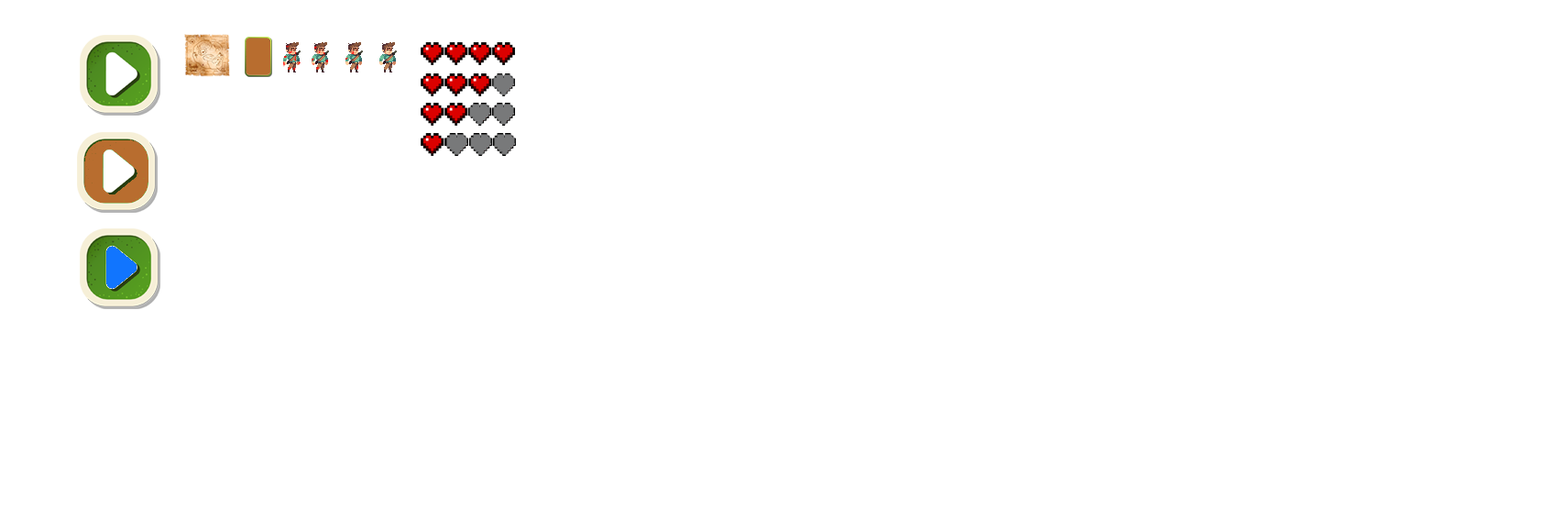
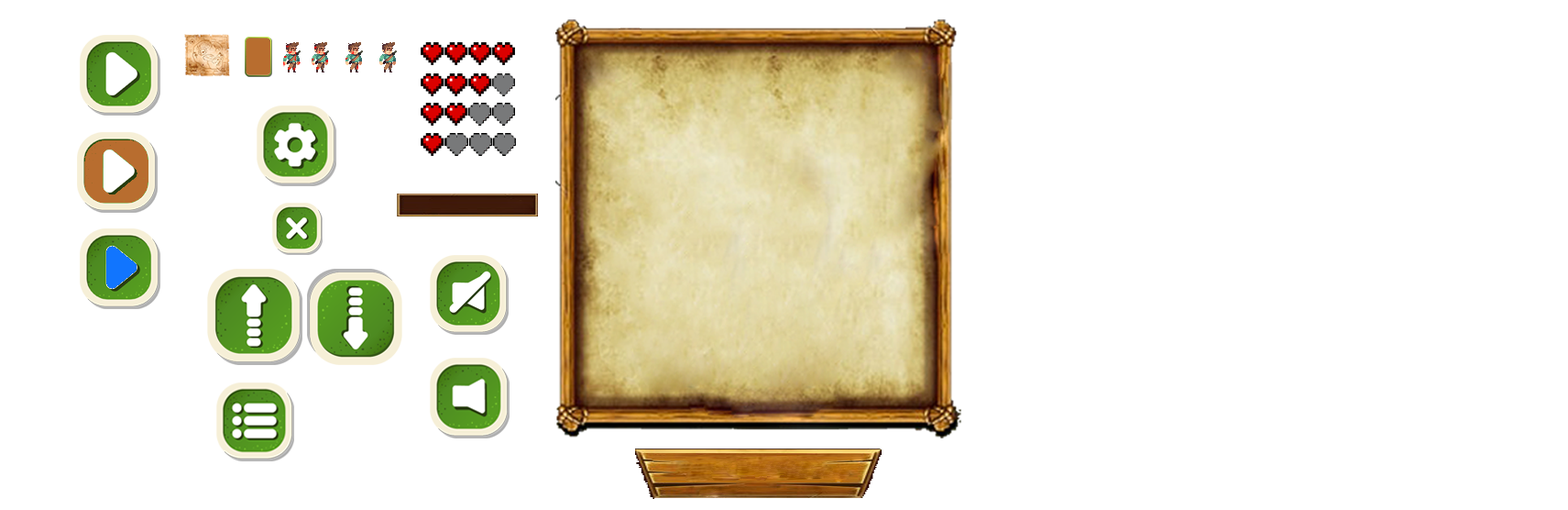
Two versions of the same layered image (w=1568, h=510). Layer-by-layer changes:
added layer "Capa 31" above "Capa 30" over left=429, top=357, right=510, bottom=439
added layer "Capa 30" above "Capa 29" over left=429, top=254, right=509, bottom=335
added layer "Capa 29" above "Capa 28" over left=396, top=193, right=538, bottom=217
added layer "Capa 28" above "Capa 27" over left=216, top=382, right=295, bottom=461
added layer "Capa 27" above "Capa 26" over left=307, top=268, right=403, bottom=365
added layer "Capa 26" above "Capa 25" over left=207, top=268, right=303, bottom=365
added layer "Capa 25" above "Capa 24" over left=272, top=202, right=323, bottom=255
added layer "Capa 24" above "Capa 22" over left=256, top=105, right=337, bottom=187
added layer "Capa 22" above "Capa 21" over left=635, top=448, right=882, bottom=499
added layer "Capa 21" above "Capa 20" over left=555, top=19, right=962, bottom=439
